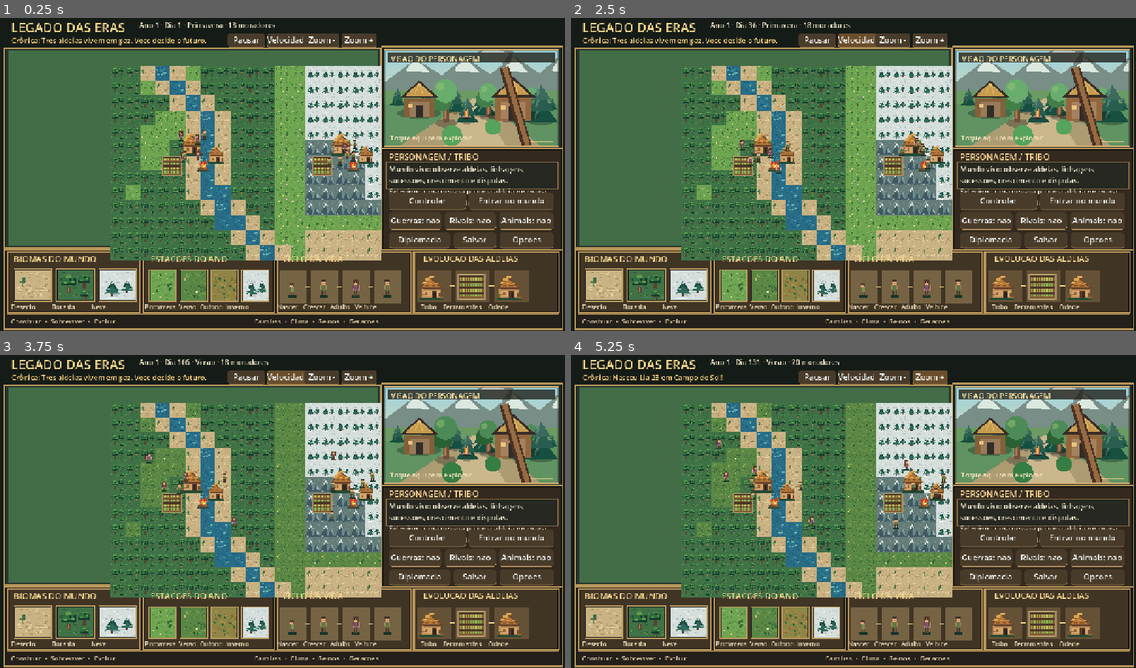
Above: before the commit, frames 1-4 (two rows, left to right).
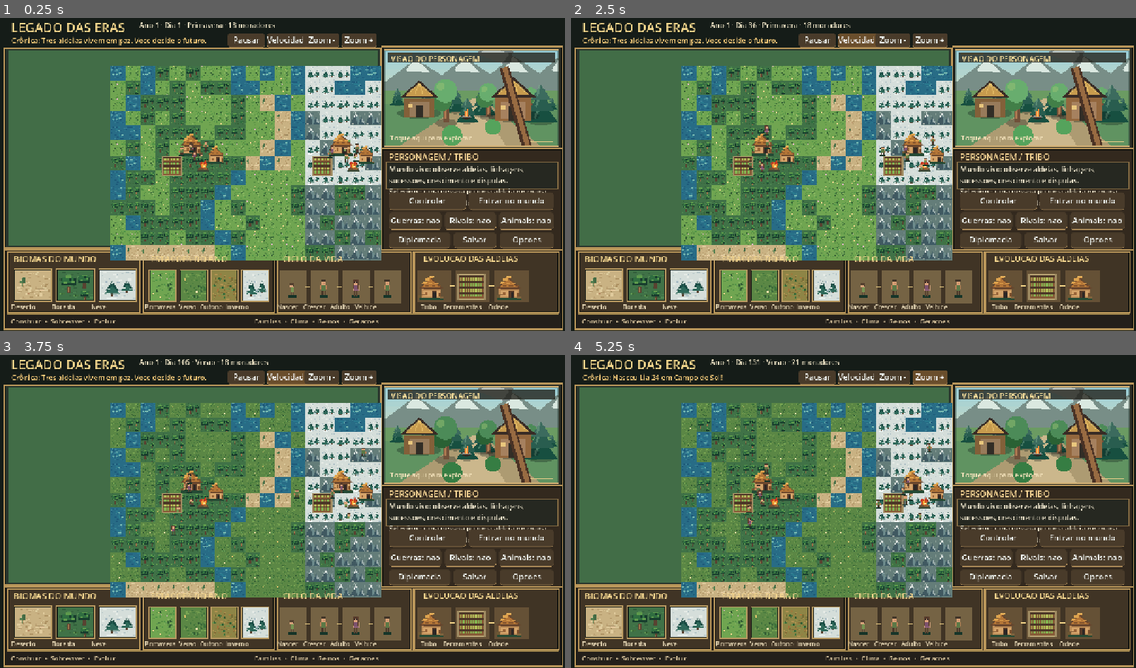
Above: after the commit, the same moments.

Repository: contateste123455667788994321-max/legados-das-eras
Game: Godot game, scene res://scenes/Main.tscn
The game is run twice, just before and just after one commit, with the same random seed, the same clock (stepped at 60 frames per second) and the same inputs.
Inputs:
- Up to frame 1 (0.25 s): no input
- Up to frame 2 (2.5 s): click "Pausar" at 0.5 s; click "Retomar" at 1.25 s; click "Velocidade 1x" at 2 s
- Up to frame 3 (3.75 s): click "Velocidade 2x" at 2.75 s; click "Velocidade 4x" at 3.5 s
- Up to frame 4 (5.25 s): click "Zoom -" at 4.25 s; click "Zoom +" at 5 s

The runs differ from the first frame. In frame 1, 19% of the frame differs, in the area x 19-68%, y 15-78%; in frame 2, 19%; in frame 3, 18%; in frame 4, 18%.

Commit message:
world: generate coherent river, forest, desert and snow regions with initial family generations

Diff:
--- a/scripts/world.gd
+++ b/scripts/world.gd
@@ -47,27 +47,33 @@
 	var noise := FastNoiseLite.new()
 	noise.seed = rng.randi_range(1000, 900000)
 	noise.frequency = 0.115
+	# Continentes coerentes, floresta a oeste, deserto no sul e neve nas montanhas.
+	# Um rio sinuoso atravessa as regioes; pequenas variacoes preservam diversidade.
 	for y in range(SIZE):
 		var row: Array = []
+		var river_x: int = 9 + roundi(sin(float(y) * 0.49) * 2.8)
 		for x in range(SIZE):
-			var variation: float = noise.get_noise_2d(float(x), float(y))
-			var river_center: float = 3.0 + 0.55 * float(y) + sin(float(y) * 0.55) * 1.15
-			var from_river: float = absf(float(x) - river_center)
+			var r: float = rng.randf()
 			var biome := "grass"
-			if from_river < 0.72:
+			var river_distance: int = absi(x - river_x)
+			if river_distance == 0 and y >= 2 and y <= SIZE - 3:
 				biome = "water"
-			elif from_river < 1.45:
-				biome = "sand"
-			elif x >= 13 and y <= 9:
-				biome = "snow" if y <= 4 or variation > -0.02 else "mountain"
-			elif x >= 13 and y >= 11:
-				biome = "sand" if variation < 0.34 else "mountain"
-			elif x <= 10 and y <= 12:
-				biome = "forest" if variation > -0.43 else "grass"
-			elif x <= 6 and y >= 13:
-				biome = "forest" if variation > -0.17 else "grass"
-			elif variation > 0.55:
+			elif y < 3 and x > 13:
+				biome = "snow"
+			elif x > 12 and y < 8:
+				biome = "snow" if r < 0.74 else "mountain"
+			elif x < 7 and y > 11:
+				biome = "sand" if r < 0.82 else "grass"
+			elif x > 12 and y >= 8 and y <= 13:
+				biome = "mountain" if r < 0.63 else "forest"
+			elif x < 9 and y < 12:
+				biome = "forest" if r < 0.67 else "grass"
+			elif river_distance == 1:
+				biome = "sand" if r < 0.35 else "grass"
+			elif r < 0.11:
 				biome = "forest"
+			if (x <= 1 or y <= 1 or x >= SIZE - 2 or y >= SIZE - 2) and r < 0.34:
+				biome = "water"
 			row.append(biome)
 		tiles.append(row)
 	make_town("Vale Verde", 5, 5, false)
@@ -78,48 +84,37 @@
 
 func make_town(town_name: String, x: int, y: int, hostile: bool) -> void:
 	var town_id := new_id()
-	var home_biome: String = str(tiles[y][x])
-	var wood_start: float = 18.0 if home_biome == "forest" else (7.0 if home_biome == "sand" else 12.0)
-	var food_start: float = 17.0 if home_biome == "sand" or home_biome == "snow" else 25.0
 	var town := {
 		"id": town_id, "name": town_name, "x": x, "y": y,
-		"hostile": hostile, "leader": 0, "food": food_start,
-		"wood": wood_start, "knowledge": 0.0, "level": 1,
-		"home_biome": home_biome, "law": "primogenitura"
+		"hostile": hostile, "leader": 0, "food": 25.0,
+		"wood": 12.0, "knowledge": 0.0, "level": 1,
+		"law": "primogenitura", "water": 18.0,
+		"clothing": 0.0, "drought_preparation": false
 	}
 	towns.append(town)
 	tiles[y][x] = "grass"
+	var original_count: int = people.size()
 	for i in range(6):
-		var person_id := make_person(town_id, float(x) + rng.randf_range(-1.0, 1.0), float(y) + rng.randf_range(-1.0, 1.0), rng.randi_range(17, 48))
+		var age: int = rng.randi_range(23, 44)
+		match i:
+			0: age = rng.randi_range(42, 66)
+			3: age = rng.randi_range(1, 7)
+			4: age = rng.randi_range(8, 15)
+		var person_id := make_person(town_id, float(x) + rng.randf_range(-1.0, 1.0), float(y) + rng.randf_range(-1.0, 1.0), age)
 		if i == 0:
 			town["leader"] = person_id
-			var ruler: Dictionary = get_person(person_id)
-			ruler["role"] = "Rei" if int(ruler["gender"]) == 0 else "Rainha"
-	# Cada aldeia nasce com um casal adulto e linhagens consistentes.
-	var men: Array = []
-	var women: Array = []
-	for i in range(people.size() - 6, people.size()):
-		var settler: Dictionary = people[i]
-		if int(settler["gender"]) == 0:
-			men.append(settler)
-		else:
-			women.append(settler)
-	if men.is_empty():
-		var first_man: Dictionary = people[people.size() - 6]
-		first_man["gender"] = 0
-		women.erase(first_man)
-		men.append(first_man)
-	if women.is_empty():
-		var first_woman: Dictionary = people[people.size() - 5]
-		first_woman["gender"] = 1
-		men.erase(first_woman)
-		women.append(first_woman)
-	var father: Dictionary = men[0]
-	var mother: Dictionary = women[0]
+	var ruler: Dictionary = people[original_count]
+	ruler["role"] = "Rei" if int(ruler["gender"]) == 0 else "Rainha"
+	var father: Dictionary = people[original_count + 1]
+	var mother: Dictionary = people[original_count + 2]
+	father["gender"] = 0
+	mother["gender"] = 1
 	father["partner"] = mother["id"]
 	mother["partner"] = father["id"]
-	var ruler: Dictionary = get_person(int(town["leader"]))
-	ruler["role"] = "Rei" if int(ruler["gender"]) == 0 else "Rainha"
+	for i in [3, 4]:
+		var child: Dictionary = people[original_count + i]
+		child["father"] = father["id"]
+		child["mother"] = mother["id"]
 
 func make_person(town_id: int, x: float, y: float, age: int = 20, father: int = 0, mother: int = 0) -> int:
 	var person_id := new_id()
